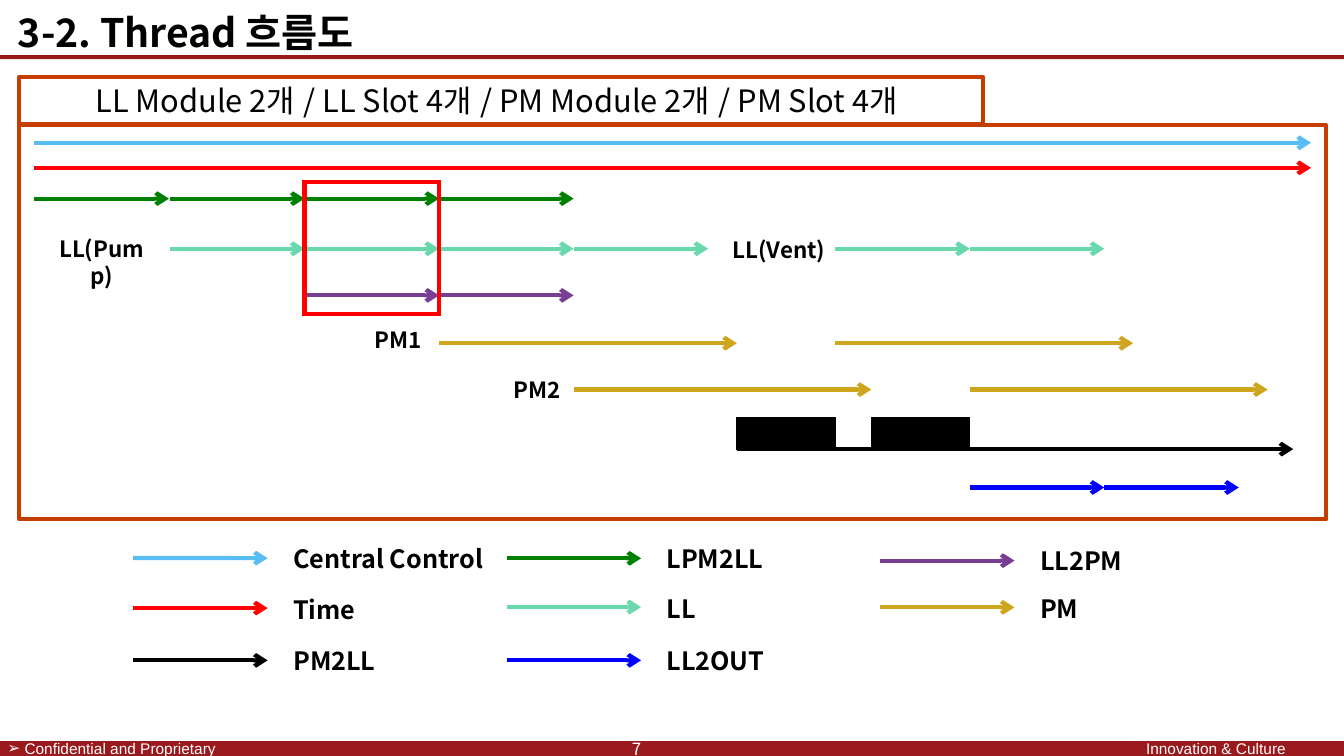
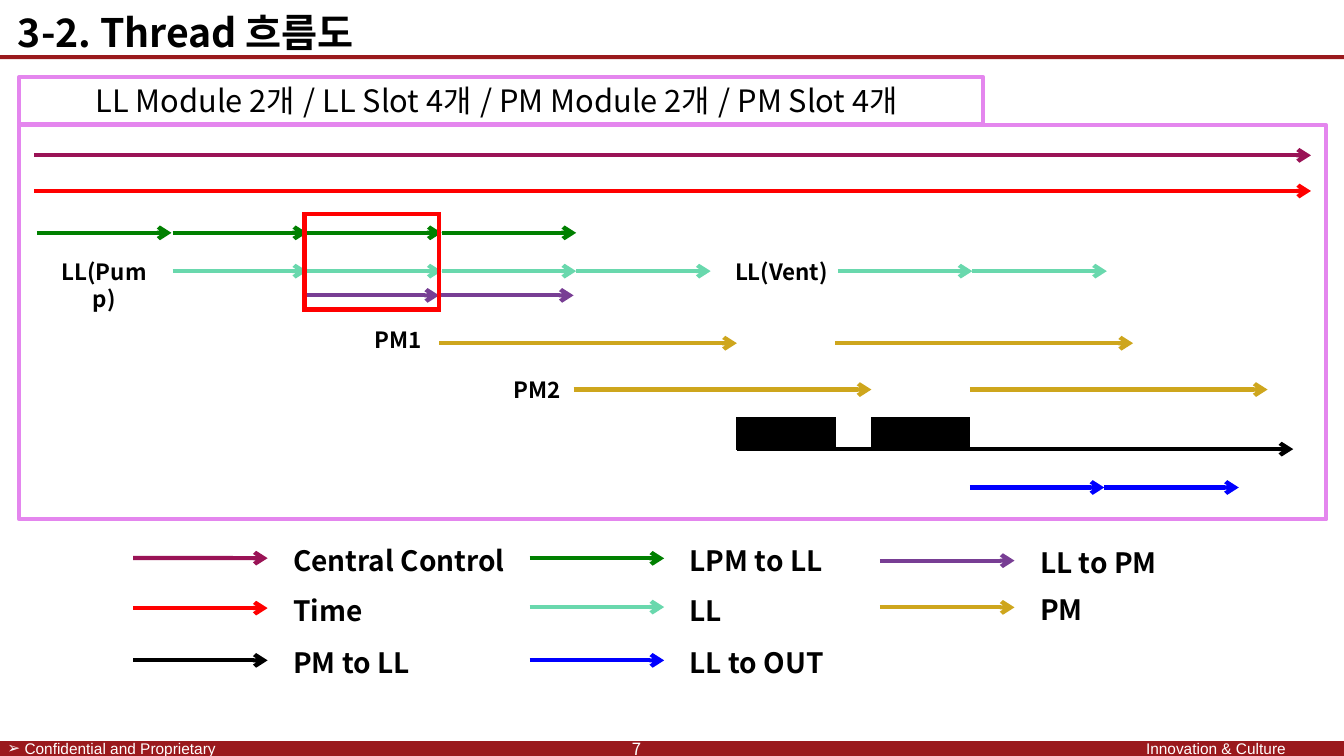
Before and after one commit to SaintSeong/JusungProject, a slide deck: slide 14 of A조 발표/A조 발표.pptx. Drawn at 1344x756 pixels with LibreOffice and Linux fonts; fonts in the diff are those of the drawing; background and template pictures are left out. Boxes give left, top, right and bottom in pixels: in the first picture for what was removed or moved away, otherwise in the second. Text is boxed around its words. In the diff, an @@ line names an element or a change of style, - is before the commit and + after.

```diff
--- a/A조 발표/A조 발표.pptx
+++ b/A조 발표/A조 발표.pptx
@@ rectangle "LL Module 2개 / LL ..." at (19, 77, 983, 123): outline #C63D00 3 pt to #E486EE 3 pt @@
@@ rectangle at (19, 125, 1327, 519): outline #C63D00 3 pt to #E486EE 3 pt @@
@@ arrow moved from (34, 143) - (1312, 143) to (34, 155) - (1312, 155) @@
@@ arrow (34, 155) - (1312, 155): stroke #58BCF5 3 pt to #9A1356 3 pt @@
@@ arrow moved from (34, 168) - (1312, 168) to (34, 191) - (1312, 191) @@
@@ arrow moved from (34, 199) - (169, 199) to (37, 233) - (171, 233) @@
@@ arrow moved from (170, 199) - (304, 199) to (172, 233) - (308, 233) @@
@@ rectangle: place and size @@
-rectangle at (304, 182, 439, 315)
+rectangle at (304, 214, 439, 310)
@@ arrow moved from (304, 199) - (440, 199) to (308, 233) - (442, 233) @@
@@ arrow moved from (440, 199) - (574, 199) to (442, 233) - (577, 233) @@
@@ 3 arrows, 2 texts: place and size @@
-3 arrows, 2 texts at (59, 238, 970, 263)
+3 arrows, 2 texts at (62, 261, 973, 285)
@@ 3 arrows: place and size @@
-3 arrows at (304, 249, 1105, 249)
+3 arrows at (308, 271, 1107, 271)
@@ arrow (133, 559) - (268, 559): stroke #58BCF5 3 pt to #9A1356 3 pt @@
@@ text at (690, 550, 822, 572): text changed; size 18 to 20 pt @@
-LPM2LL
+LPM to LL
@@ text at (1040, 552, 1157, 574): text changed; size 18 to 20 pt @@
-LL2PM
+LL to PM
@@ size 18 to 20 pt in 4 elements at (1040, 599, 1083, 620), (293, 598, 362, 622), (293, 548, 505, 572), (690, 600, 722, 621) @@
@@ text "LL": place and size @@
-text "LL" at (667, 599, 696, 618)
+text "LL" at (690, 600, 722, 621)
@@ text at (293, 652, 409, 674): text changed; size 18 to 20 pt @@
-PM2LL
+PM to LL
@@ text at (690, 652, 824, 674): text changed; size 18 to 20 pt @@
-LL2OUT
+LL to OUT
@@ 3 arrows: place and size @@
-3 arrows at (507, 559, 641, 660)
+3 arrows at (529, 559, 664, 660)
```
Also in this commit, not shown: 19 other slides changed, 1 slide added.
